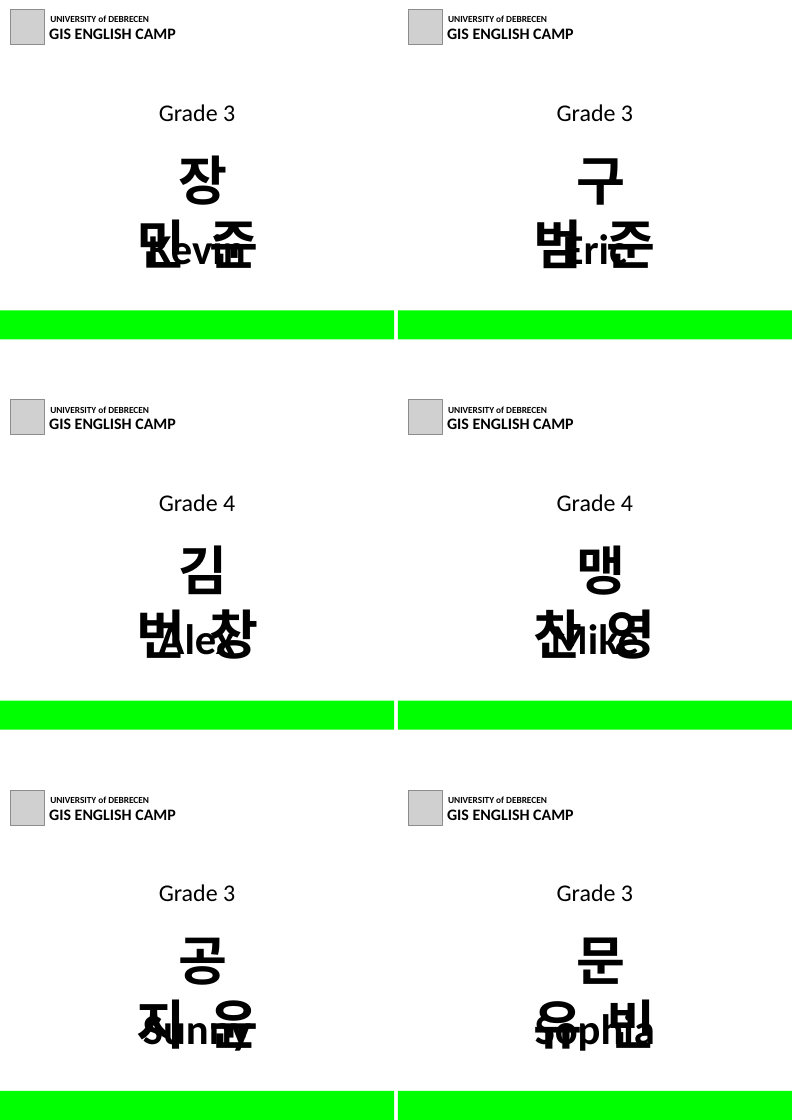
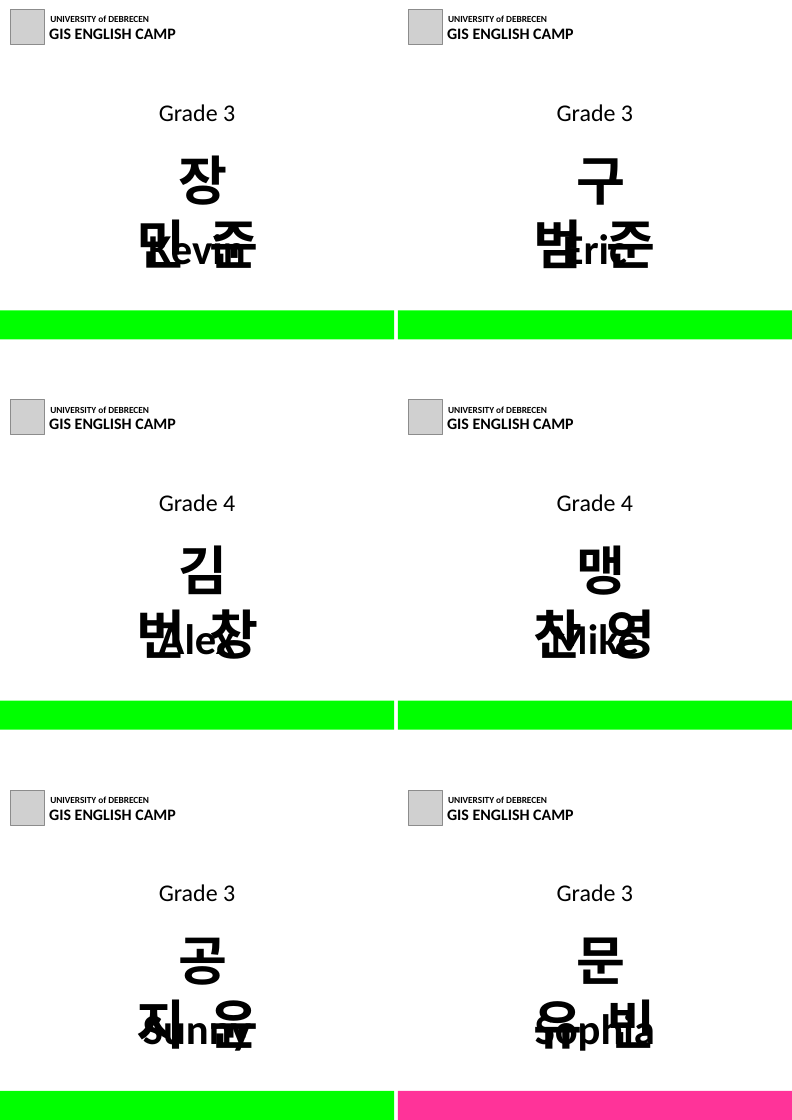
Before and after one commit to AIdward/english-camp-manage, a slide deck: slide 1 of Nametag/nametag.pptx. Drawn at 792x1120 pixels with LibreOffice and Linux fonts; fonts in the diff are those of the drawing; grey boxes stand for pictures. Boxes give left, top, right and bottom in pixels: in the first picture for what was removed or moved away, otherwise in the second. Text is boxed around its words. In the diff, an @@ line names an element or a change of style, - is before the commit and + after.

```diff
--- a/Nametag/nametag.pptx
+++ b/Nametag/nametag.pptx
@@ rectangle at (397,1091,791,1120): fill #00FF00 to #FF3399 @@
```
Also in this commit, not shown: 1 other slide changed, 2 other files.
